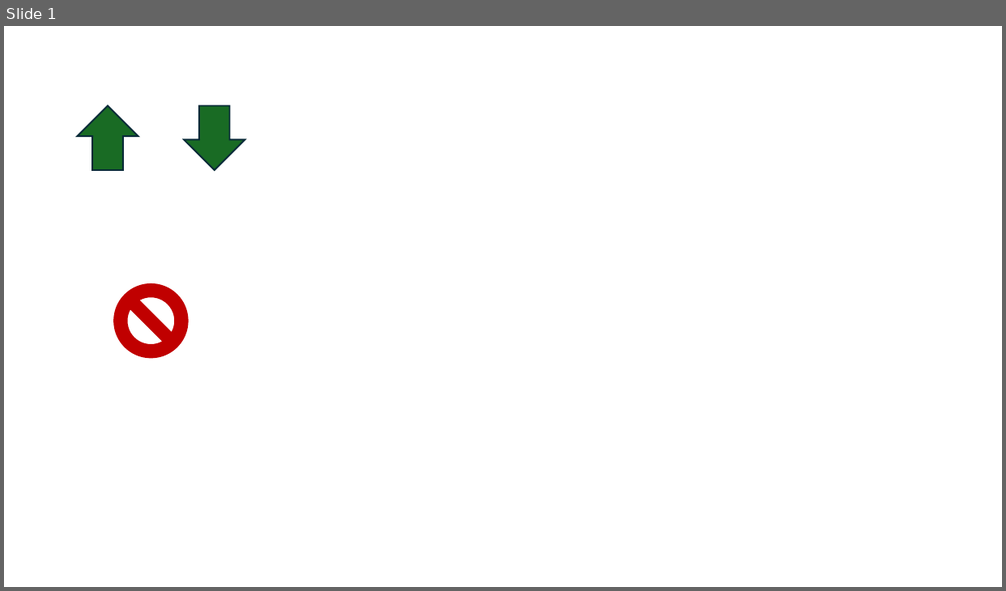
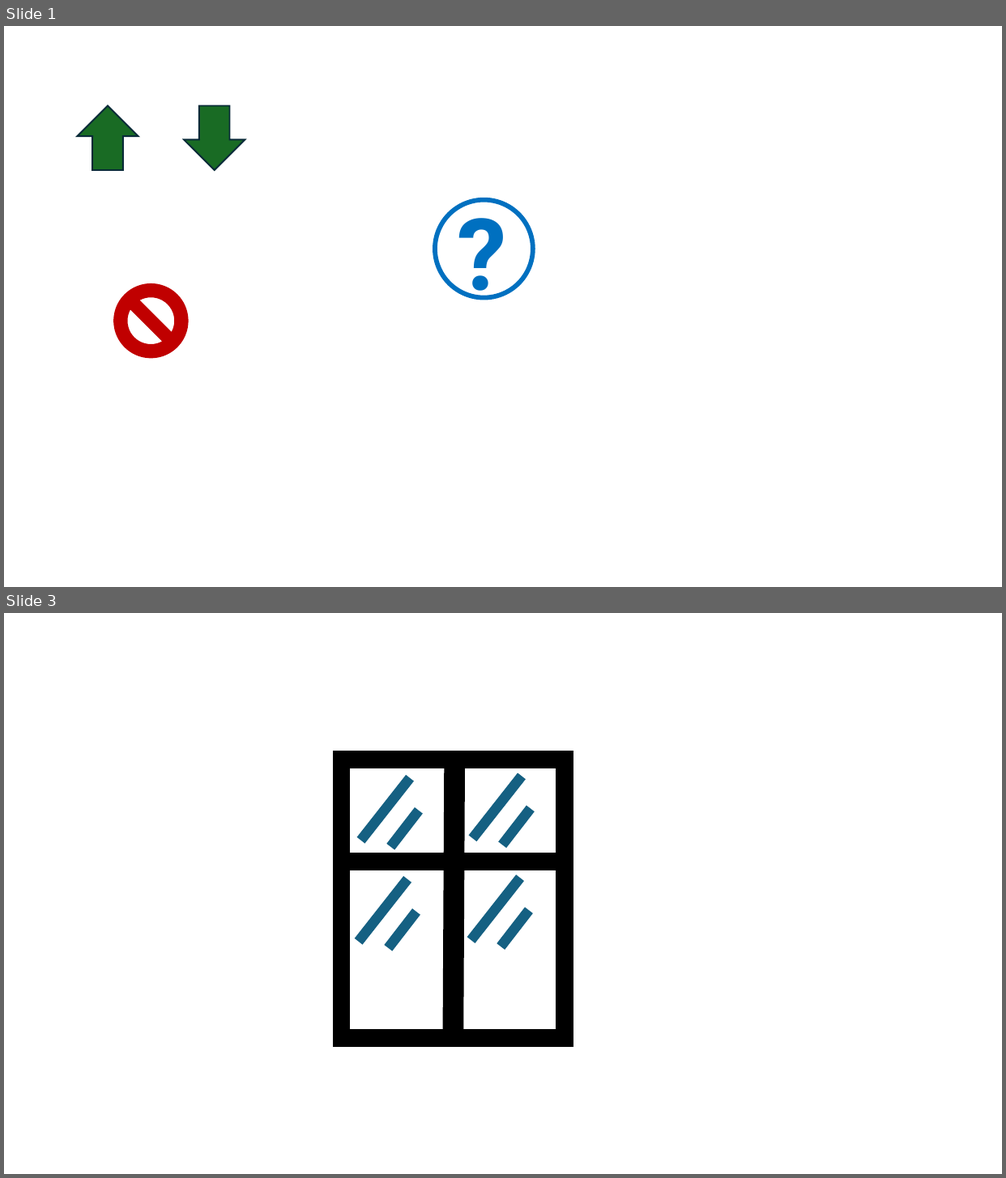
Before and after one commit to arpadkov/EnviroControl, a slide deck: EnviroControl/Resources/icons/designer.pptx. Shown one above the other, each under a label of ours: slide 1 before the commit, slides 1 and 3 after it; the slides between them are not shown. The pictures are 1006x591 and 1006x1178 pixels, drawn with LibreOffice and Linux fonts; fonts in the diff are those of the drawing. Boxes give left, top, right and bottom in pixels: in the first picture for what was removed or moved away, otherwise in the second. Text is boxed around its words. In the diff, an @@ line names an element or a change of style, - is before the commit and + after.

```diff
--- a/EnviroControl/Resources/icons/designer.pptx
+++ b/EnviroControl/Resources/icons/designer.pptx
@@ slide 3 added at [4, 613, 1002, 1174], background #FFFFFF @@
@@ rectangle added at [342, 760, 565, 1038], outline #000000 17 pt @@
@@ line added from (361, 841) to (410, 778), #156082 9.75 pt @@
@@ line added from (454, 760) to (454, 1038), #000000 20 pt @@
@@ line added from (473, 838) to (522, 776), #156082 9.75 pt @@
@@ line added from (391, 847) to (419, 811), #156082 9.75 pt @@
@@ line added from (503, 845) to (530, 808), #156082 9.75 pt @@
@@ line added from (454, 862) to (342, 862), #000000 17 pt @@
@@ line added from (359, 942) to (407, 879), #156082 9.75 pt @@
@@ line added from (565, 862) to (454, 862), #000000 17 pt @@
@@ line added from (471, 940) to (520, 878), #156082 9.75 pt @@
@@ line added from (388, 948) to (416, 912), #156082 9.75 pt @@
@@ line added from (501, 947) to (529, 910), #156082 9.75 pt @@
@@ slide 1 changed as well @@
@@ text added at [450, 187, 518, 316], 96 pt, text #0070C0, bold @@
+?
@@ ellipse added at [435, 199, 533, 297], outline #0070C0 4.5 pt @@
```
Also in this commit, not shown: 1 other slide added, 2 other files.
